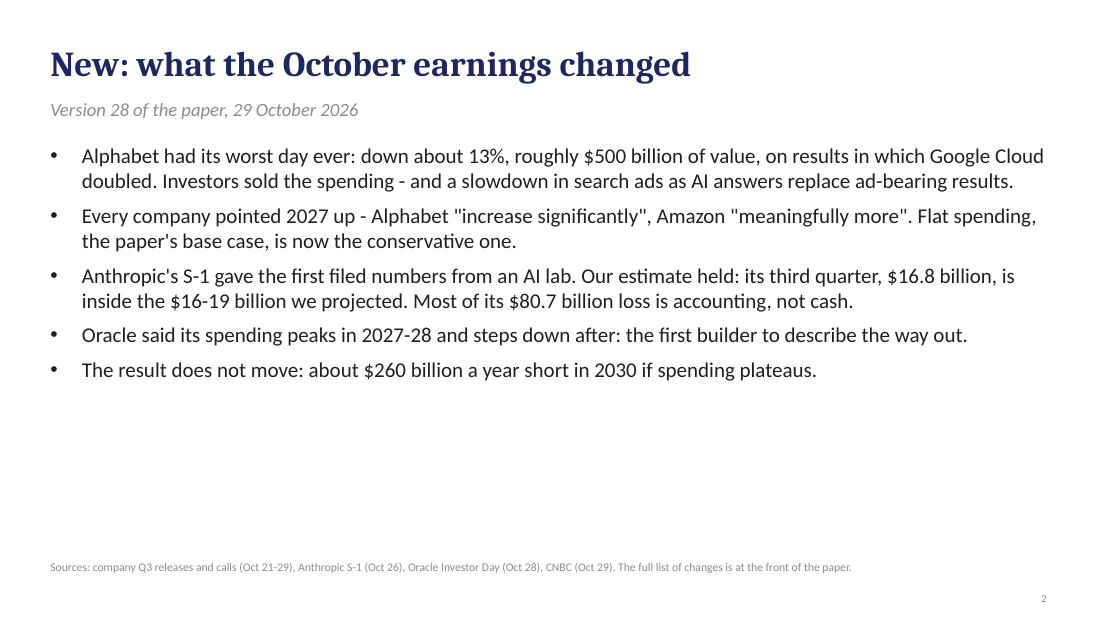
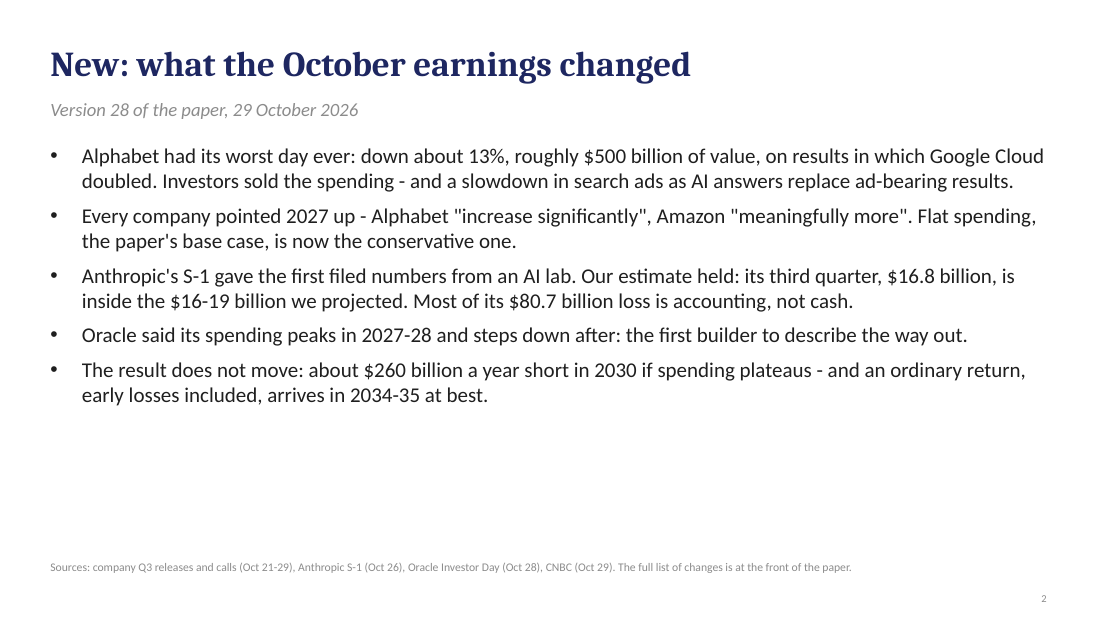
Before and after one commit to desfitz/ai-compute-limits, a slide deck: slide 2 of paper/easy_deck_v29.pptx. Drawn at 1120x630 pixels with LibreOffice and Linux fonts; fonts in the diff are those of the drawing. Boxes give left, top, right and bottom in pixels: in the first picture for what was removed or moved away, otherwise in the second. Text is boxed around its words. In the diff, an @@ line names an element or a change of style, - is before the commit and + after.

```diff
--- a/paper/easy_deck_v29.pptx
+++ b/paper/easy_deck_v29.pptx
@@ text at (x1=82, y1=362, x2=1026, y2=406): text changed @@
-• The result does not move: about $260 billion a year short in 2030 if spending plateaus.
+• The result does not move: about $260 billion a year short in 2030 if spending plateaus - and an ordinary return, early losses included, arrives in 2034-35 at best.
```
Also in this commit, not shown: 1 other slide changed, 1 slide added, 5 other files.
